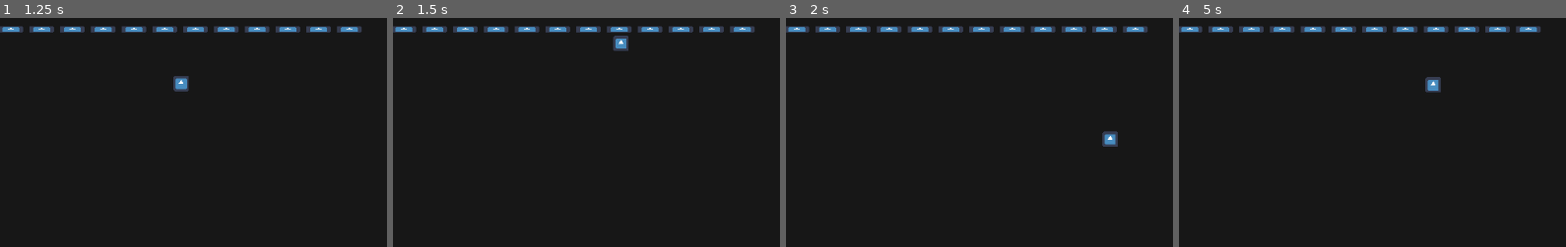
Above: before the commit, frames 1-4 (left to right).
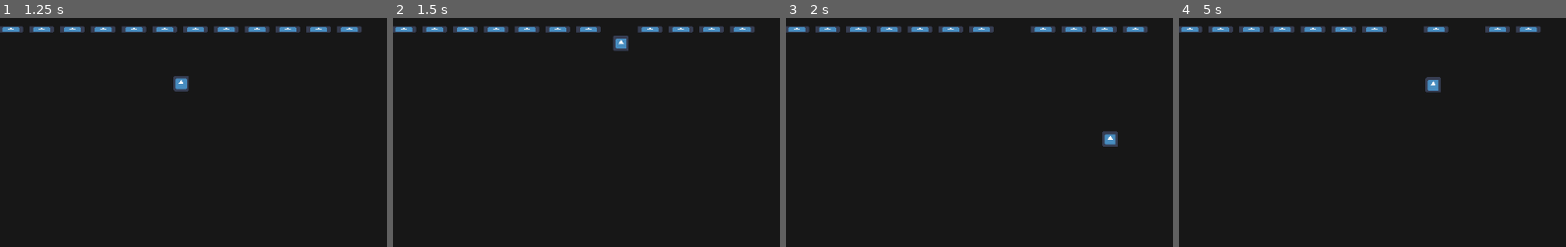
Above: after the commit, the same moments.

Repository: marianafcosta/breakout
Game: Godot game, scene res://Root.tscn
Same seed, same stepped clock (60 frames per second), same inputs: the game is played once before the commit and once after it. The engine's default icon, where the game draws it, is replaced by a stand-in: a white triangle on a blue panel in a dark square.
Inputs:
- Up to frame 1 (1.25 s): hold Right (ui_right) from 0.53 s (still down)
- Up to frame 2 (1.5 s): release Right (ui_right) at 1.28 s; hold Left (ui_left) from 1.28 s (still down)
- Up to frame 3 (2 s): keep holding Left (ui_left)
- Up to frame 4 (5 s): release Left (ui_left) at 2.03 s; hold Right (ui_right) 2.03-3.53 s; hold Left (ui_left) from 3.53 s (still down)
The pictures show only the part of the screen within x 50-100%, y 26-76%; the shares and areas given below are measured in that part.

Frame 1 is identical in both runs. In frame 2, 0.2% of the frame differs, in the area x 55-62%, y 3-12%; in frame 3, 0.2%; in frame 4, 0.4%, in the area x 55-78%, y 3-7%.

Commit message:
Destroy bricks when hit by ball

Diff:
--- a/src/Ball.gd
+++ b/src/Ball.gd
@@ -6,4 +6,6 @@
 func _physics_process(delta):
 	var collision_info = move_and_collide(velocity * delta)
 	if collision_info:
+		if (collision_info.collider is Brick):
+			collision_info.collider.queue_free()
 		velocity = velocity.bounce(collision_info.normal)
--- a/src/Ball.tscn
+++ b/src/Ball.tscn
@@ -1,11 +1,13 @@
-[gd_scene load_steps=3 format=2]
+[gd_scene load_steps=4 format=2]
 
 [ext_resource path="res://icon.png" type="Texture" id=1]
+[ext_resource path="res://Ball.gd" type="Script" id=2]
 
 [sub_resource type="RectangleShape2D" id=5]
 
 [node name="Ball" type="KinematicBody2D"]
 position = Vector2( 440, 496 )
+script = ExtResource( 2 )
 __meta__ = {
 "_edit_group_": true
 }
--- /dev/null
+++ b/src/Brick.gd
@@ -0,0 +1,2 @@
+extends KinematicBody2D
+class_name Brick
--- a/src/Brick.tscn
+++ b/src/Brick.tscn
@@ -1,11 +1,13 @@
-[gd_scene load_steps=3 format=2]
+[gd_scene load_steps=4 format=2]
 
 [ext_resource path="res://icon.png" type="Texture" id=1]
+[ext_resource path="res://Brick.gd" type="Script" id=2]
 
 [sub_resource type="RectangleShape2D" id=1]
 extents = Vector2( 16, 4 )
 
-[node name="Brick" type="StaticBody2D"]
+[node name="Brick" type="KinematicBody2D"]
+script = ExtResource( 2 )
 __meta__ = {
 "_edit_group_": true
 }
--- a/src/Root.tscn
+++ b/src/Root.tscn
@@ -1,7 +1,6 @@
-[gd_scene load_steps=11 format=2]
+[gd_scene load_steps=10 format=2]
 
 [ext_resource path="res://icon.png" type="Texture" id=1]
-[ext_resource path="res://Ball.gd" type="Script" id=2]
 [ext_resource path="res://Ball.tscn" type="PackedScene" id=3]
 [ext_resource path="res://BouncePad.gd" type="Script" id=4]
 [ext_resource path="res://Bricks.gd" type="Script" id=6]
@@ -39,7 +38,6 @@
 }
 
 [node name="Ball" parent="." instance=ExtResource( 3 )]
-script = ExtResource( 2 )
 
 [node name="Borders" type="Node2D" parent="."]
 
--- a/src/project.godot
+++ b/src/project.godot
@@ -7,6 +7,16 @@
 ;   param=value ; assign values to parameters
 
 config_version=4
+
+_global_script_classes=[ {
+"base": "KinematicBody2D",
+"class": "Brick",
+"language": "GDScript",
+"path": "res://Brick.gd"
+} ]
+_global_script_class_icons={
+"Brick": ""
+}
 
 [application]
 
